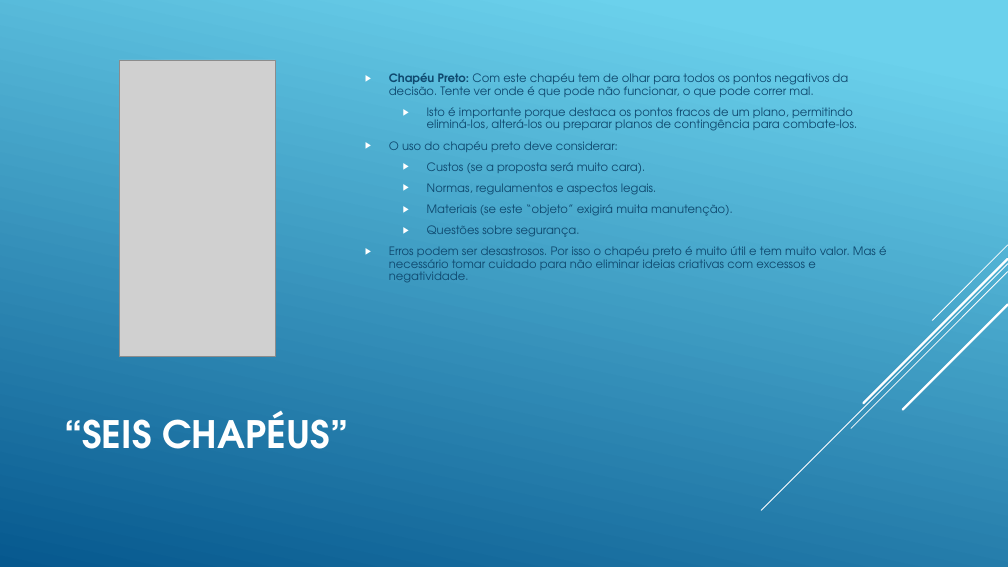
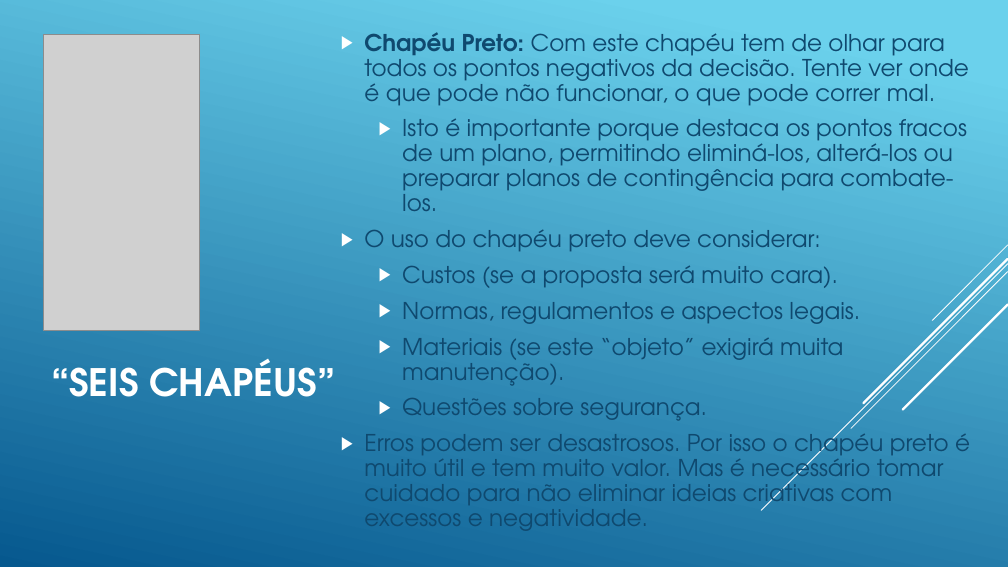
Before and after one commit to dfilitto/AlunosJogosDigitaisSenac, a slide deck: slide 29 of Slides/04 - Tecnicas para a criacao de jogos.pptx. Drawn at 1008x567 pixels with LibreOffice and Linux fonts; fonts in the diff are those of the drawing; grey boxes stand for pictures. Boxes give left, top, right and bottom in pixels: in the first picture for what was removed or moved away, otherwise in the second. Text is boxed around its words. In the diff, an @@ line names an element or a change of style, - is before the commit and + after.

```diff
--- a/Slides/04 - Tecnicas para a criacao de jogos.pptx
+++ b/Slides/04 - Tecnicas para a criacao de jogos.pptx
@@ picture: place and size @@
-picture at (119,60,275,356)
+picture at (44,34,200,330)
@@ text "Chapéu Preto: Com este chapéu ...": place and size @@
-text "Chapéu Preto: Com este chapéu ..." at (389,73,887,282)
+text "Chapéu Preto: Com este chapéu ..." at (364,32,970,531)
@@ text "Chapéu Preto: Com este chapéu ..." at (364,32,970,531): size 11 to 22 pt; more space between paragraphs @@
@@ title "“SEIS CHAPÉUS”": place and size @@
-title "“SEIS CHAPÉUS”" at (64,411,348,449)
+title "“SEIS CHAPÉUS”" at (51,359,335,397)
```
Also in this commit, not shown: 26 other slides changed.
